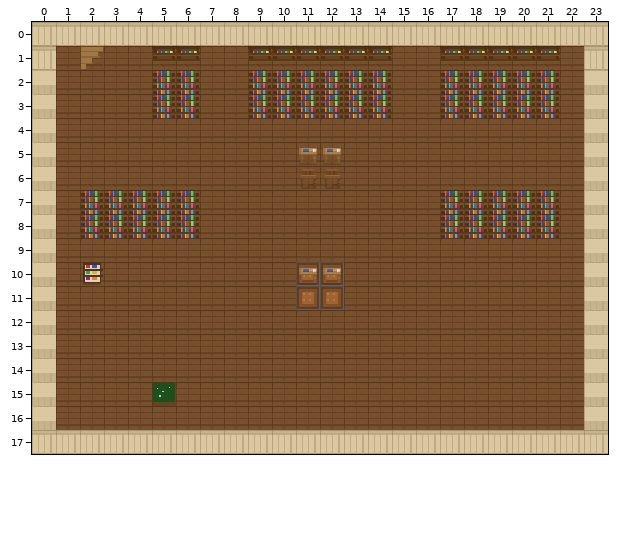
Two states of a Tiled map, world/map_data/library_f2.tmx. This is how it looked before the edit.
Cells are 16x16 px. Shown: x 0..23, y 0..17.
Now the later version:
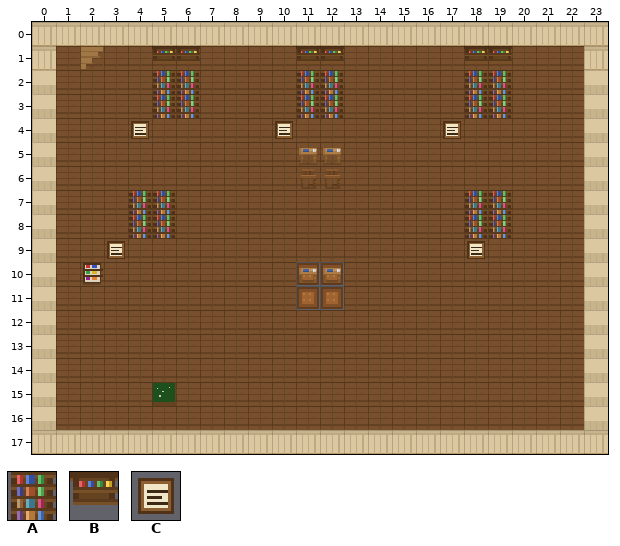
Key: from "indoor_tileset": A 6, B 7, C 65.
_ is an empty cell.
The exact change:
{"where": "layer \"structures\""}
{"y":1,"x":9,"old":"BB","new":"__"}
{"y":1,"x":13,"old":"BB","new":"__"}
{"y":1,"x":17,"old":"B","new":"_"}
{"y":1,"x":20,"old":"BB","new":"__"}
{"y":2,"x":9,"old":"AA","new":"__"}
{"y":2,"x":13,"old":"AA","new":"__"}
{"y":2,"x":17,"old":"A","new":"_"}
{"y":2,"x":20,"old":"AA","new":"__"}
{"y":3,"x":9,"old":"AA","new":"__"}
{"y":3,"x":13,"old":"AA","new":"__"}
{"y":3,"x":17,"old":"A","new":"_"}
{"y":3,"x":20,"old":"AA","new":"__"}
{"y":4,"x":4,"old":"_","new":"C"}
{"y":4,"x":10,"old":"_","new":"C"}
{"y":4,"x":17,"old":"_","new":"C"}
{"y":7,"x":2,"old":"AA","new":"__"}
{"y":7,"x":6,"old":"A","new":"_"}
{"y":7,"x":17,"old":"A","new":"_"}
{"y":7,"x":20,"old":"AA","new":"__"}
{"y":8,"x":2,"old":"AA","new":"__"}
{"y":8,"x":6,"old":"A","new":"_"}
{"y":8,"x":17,"old":"A","new":"_"}
{"y":8,"x":20,"old":"AA","new":"__"}
{"y":9,"x":3,"old":"_","new":"C"}
{"y":9,"x":18,"old":"_","new":"C"}
